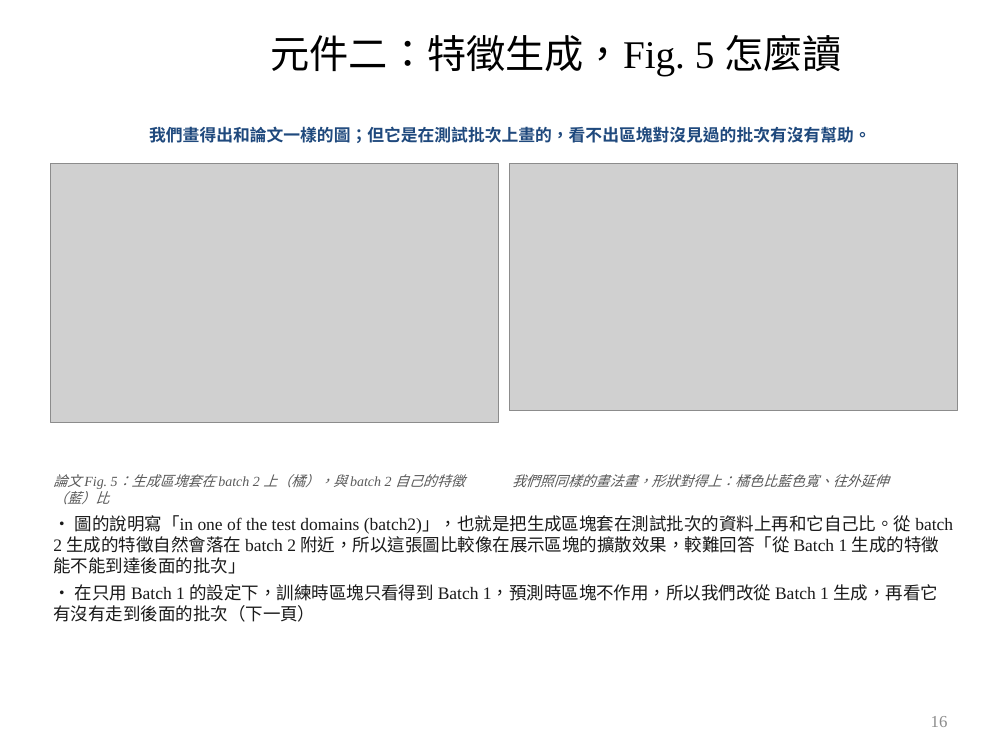
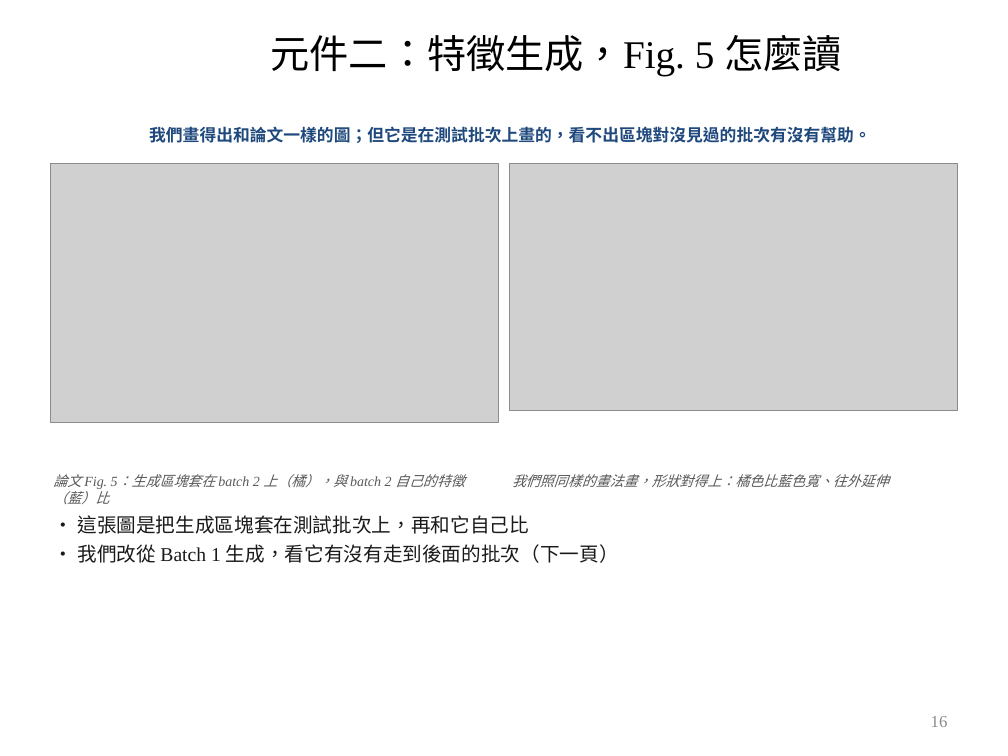
Before and after one commit to wintera1233/cdcnn, a slide deck: slide 16 of reports/09-22-merged.pptx. Drawn at 1008x756 pixels with LibreOffice and Linux fonts; fonts in the diff are those of the drawing; grey boxes stand for pictures; background and template pictures are left out. Boxes give left, top, right and bottom in pixels: in the first picture for what was removed or moved away, otherwise in the second. Text is boxed around its words. In the diff, an @@ line names an element or a change of style, - is before the commit and + after.

```diff
--- a/reports/09-22-merged.pptx
+++ b/reports/09-22-merged.pptx
@@ text at bbox=[77, 515, 619, 563]: text changed; size 12.5 to 14 pt @@
-• 圖的說明寫「in one of the test domains (batch2)」，也就是把生成區塊套在測試批次的資料上再和它自己比。從 batch 2 生成的特徵自然會落在 batch 2 附近，所以這張圖比較像在展示區塊的擴散效果，較難回答「從 Batch 1 生成的特徵能不能到達後面的批次」
-• 在只用 Batch 1 的設定下，訓練時區塊只看得到 Batch 1，預測時區塊不作用，所以我們改從 Batch 1 生成，再看它有沒有走到後面的批次（下一頁）
+• 這張圖是把生成區塊套在測試批次上，再和它自己比
+• 我們改從 Batch 1 生成，看它有沒有走到後面的批次（下一頁）
```
Also in this commit, not shown: 10 other slides changed, 2 other files.
